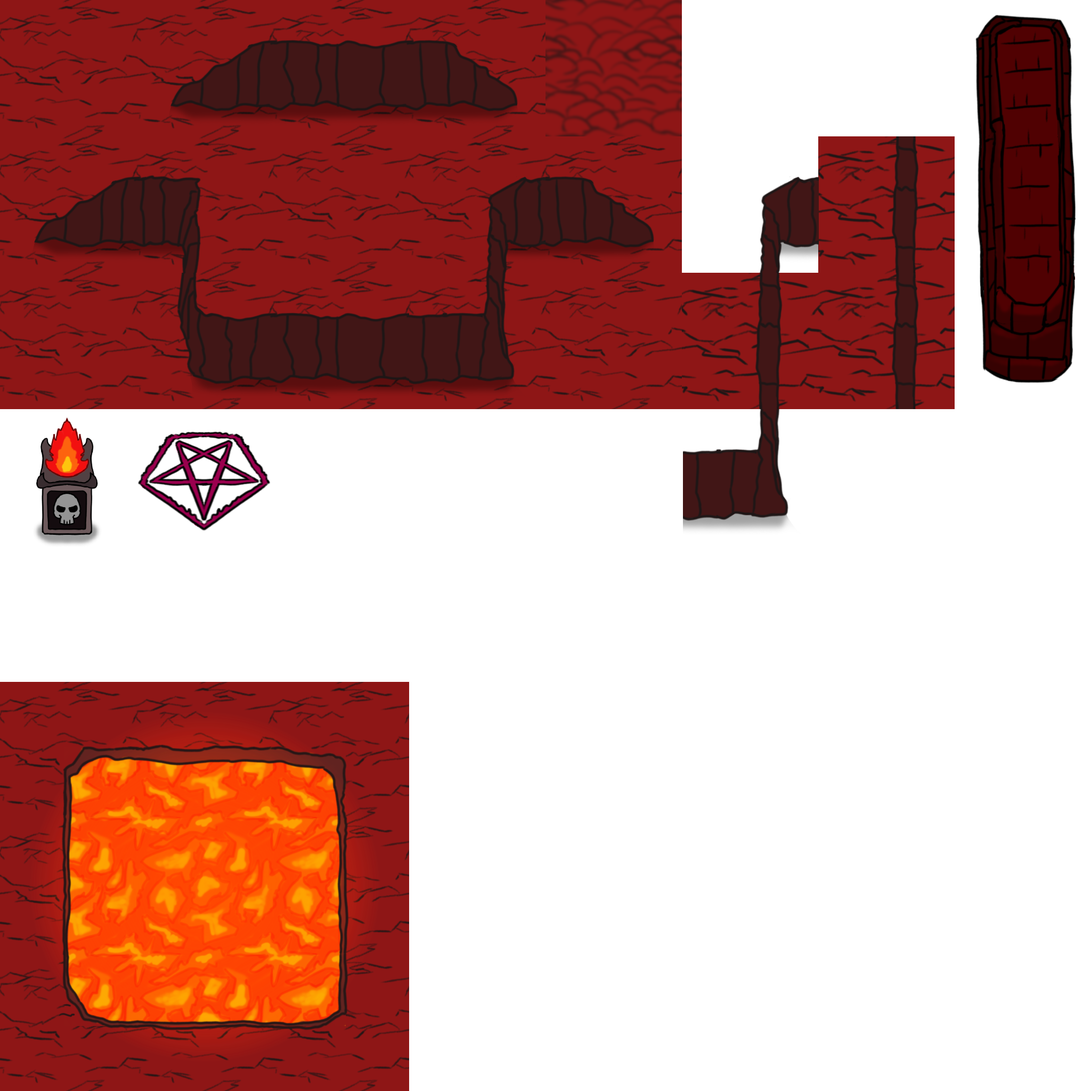
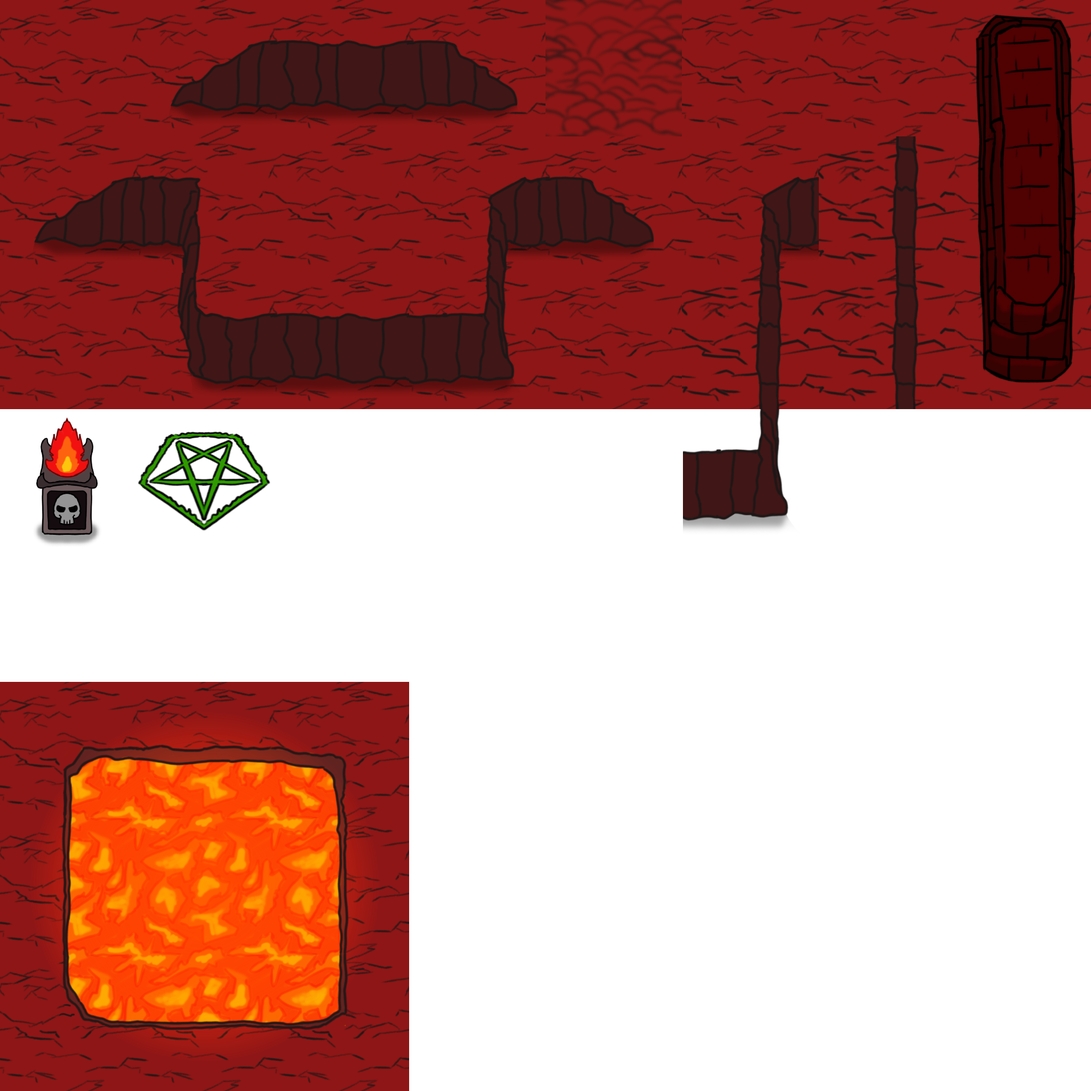
Before/after of a 1091px x 1091px layered artwork. What changed in the layer stack:
pixels changed over <box>140,0,1091,530</box> (layer not identified)
